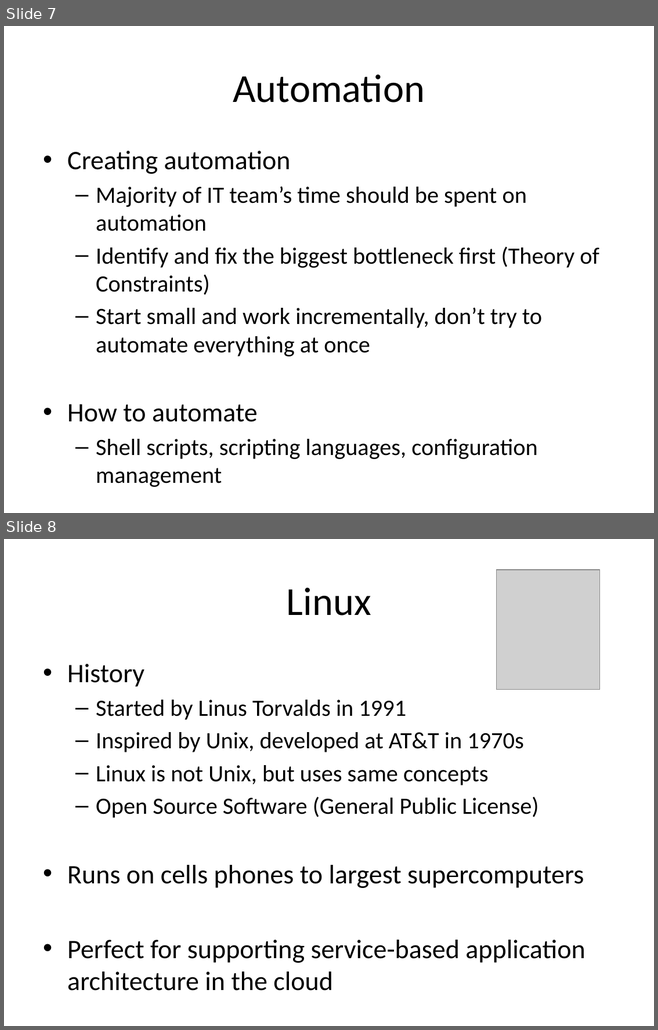
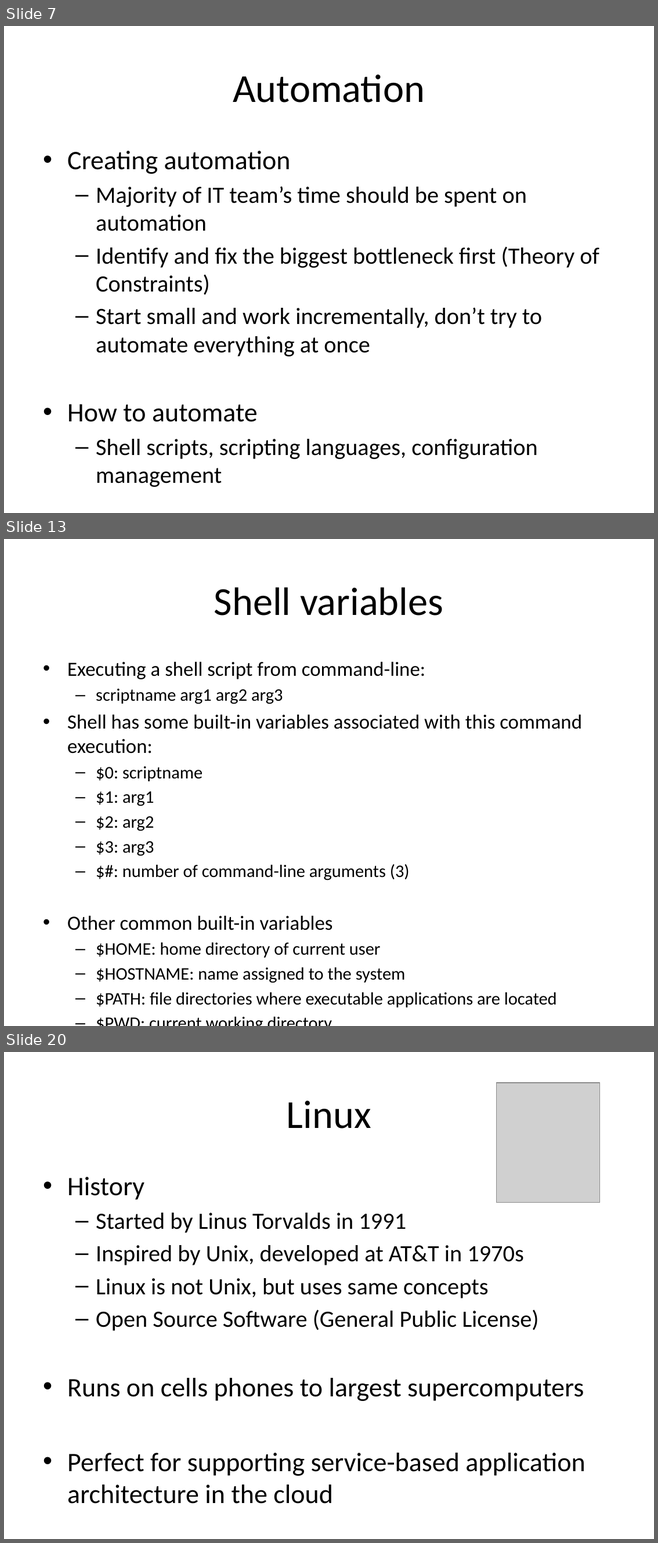
Before and after one commit to jasondbaker/infrastructure-class, a slide deck: lectures/infrastructure-week-2.pptx. Shown one above the other, each under a label of ours: slides 7 and 8 before the commit, slides 7, 13 and 20 after it; the slides between them are not shown. The pictures are 658x1030 and 658x1543 pixels, drawn with LibreOffice and Linux fonts; fonts in the diff are those of the drawing; grey boxes stand for pictures. Boxes give left, top, right and bottom in pixels: in the first picture for what was removed or moved away, otherwise in the second. Text is boxed around its words. In the diff, an @@ line names an element or a change of style, - is before the commit and + after.

Commit message:
add study guide and shell scripting

```diff
--- a/lectures/infrastructure-week-2.pptx
+++ b/lectures/infrastructure-week-2.pptx
@@ slide 13 added at [4, 539, 654, 1026], background #FFFFFF @@
@@ title added at [214, 587, 443, 616], 44 pt, text #000000 @@
+Shell variables
@@ text added at [67, 661, 582, 1008], 19.6 pt, text #000000 @@
+• Executing a shell script from command-line:
+  – scriptname arg1 arg2 arg3
+• Shell has some built-in variables associated with this command execution:
+  – $0: scriptname
+  – $1: arg1
+  – $2: arg2
+  – $3: arg3
+  – $#: number of command-line arguments (3)
+• Other common built-in variables
+  – $HOME: home directory of current user
+  – $HOSTNAME: name assigned to the system
+  – $PATH: file directories where executable applications are located
+  – $PWD: current working directory
+  – $UID: current user ID number
@@ what was slide 8 is now slide 20 @@
```
Also in this commit, not shown: 11 other slides added, 4 other files.
